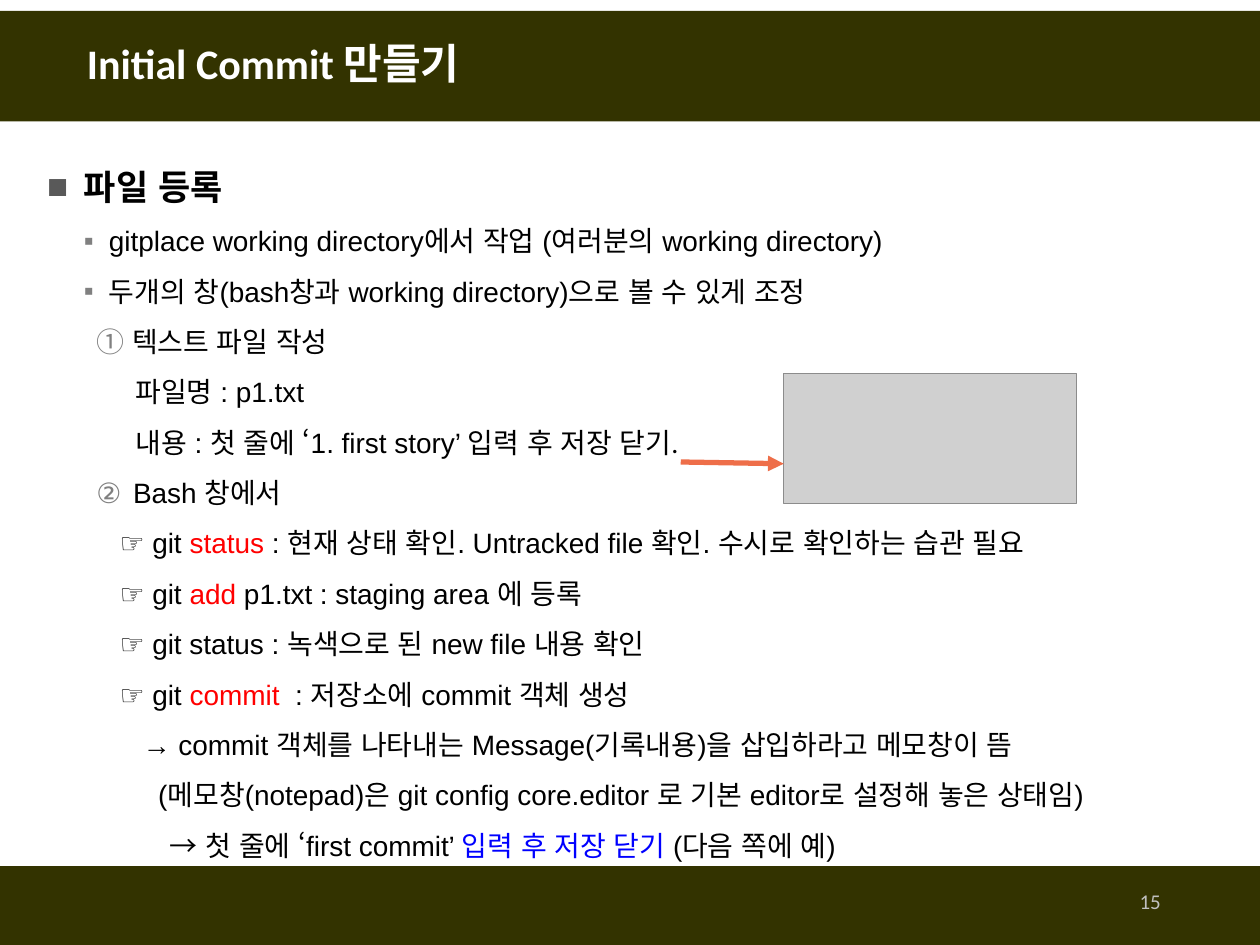
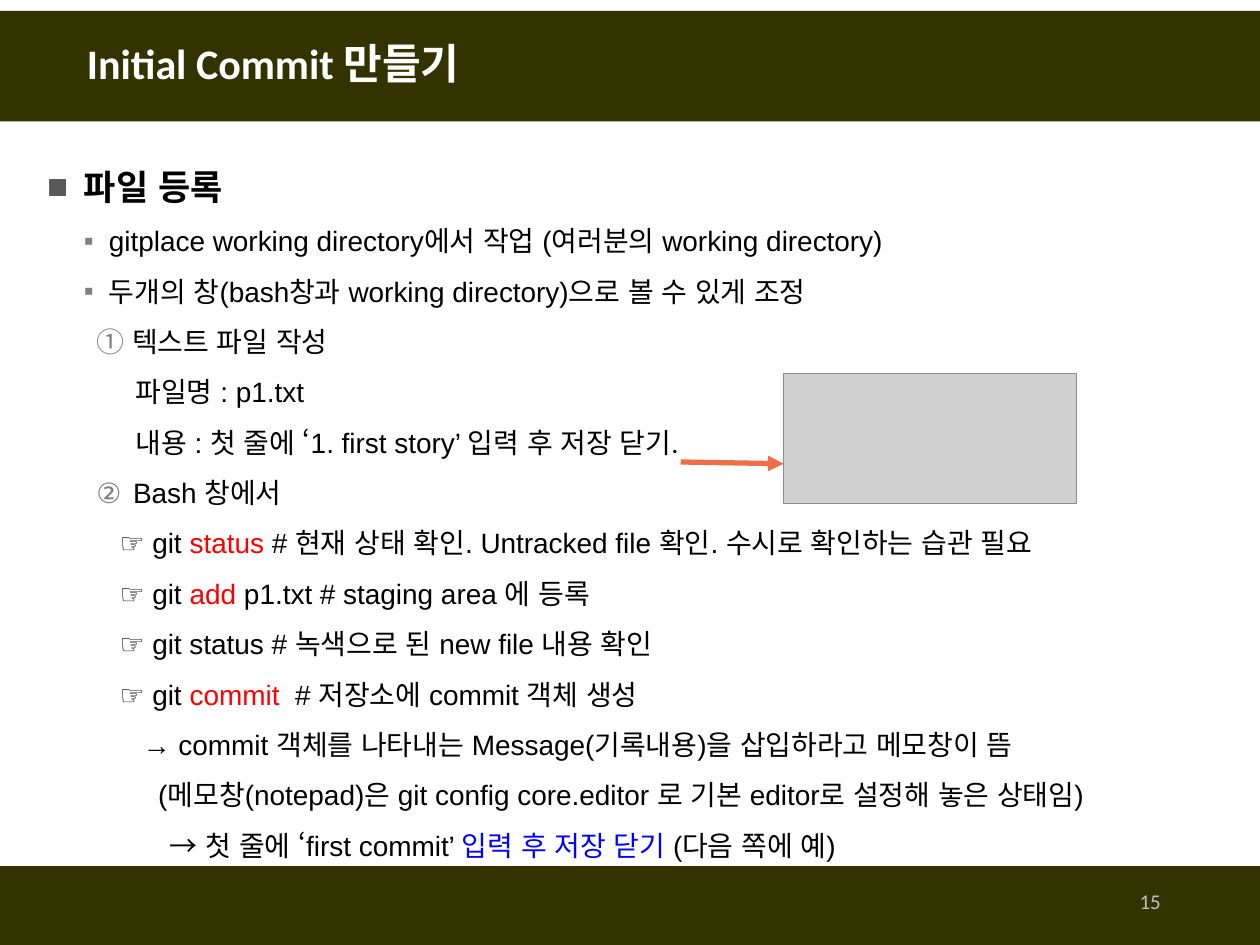
Before and after one commit to fasthill/github-lecture, a slide deck: slide 15 of git및github첫걸음-git사용하기.pptx. Drawn at 1260x945 pixels with LibreOffice and Linux fonts; fonts in the diff are those of the drawing; grey boxes stand for pictures. Boxes give left, top, right and bottom in pixels: in the first picture for what was removed or moved away, otherwise in the second. Text is boxed around its words. In the diff, an @@ line names an element or a change of style, - is before the commit and + after.

```diff
--- a/git및github첫걸음-git사용하기.pptx
+++ b/git및github첫걸음-git사용하기.pptx
@@ text at <box>152,529,1032,710</box>: text changed @@
-  ☞ git status : 현재 상태 확인. Untracked file 확인. 수시로 확인하는 습관 필요
-  ☞ git add p1.txt : staging area 에 등록
-  ☞ git status : 녹색으로 된 new file 내용 확인
-  ☞ git commit : 저장소에 commit 객체 생성
+  ☞ git status # 현재 상태 확인. Untracked file 확인. 수시로 확인하는 습관 필요
+  ☞ git add p1.txt # staging area 에 등록
+  ☞ git status # 녹색으로 된 new file 내용 확인
+  ☞ git commit # 저장소에 commit 객체 생성
```
Also in this commit, not shown: 39 other slides changed, 2 slides added, 1 slide removed.
